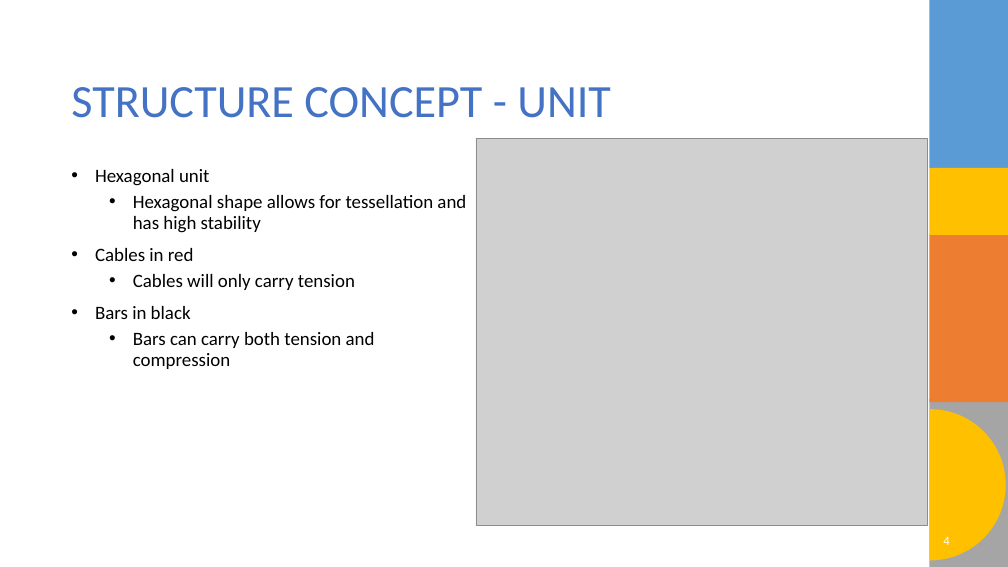
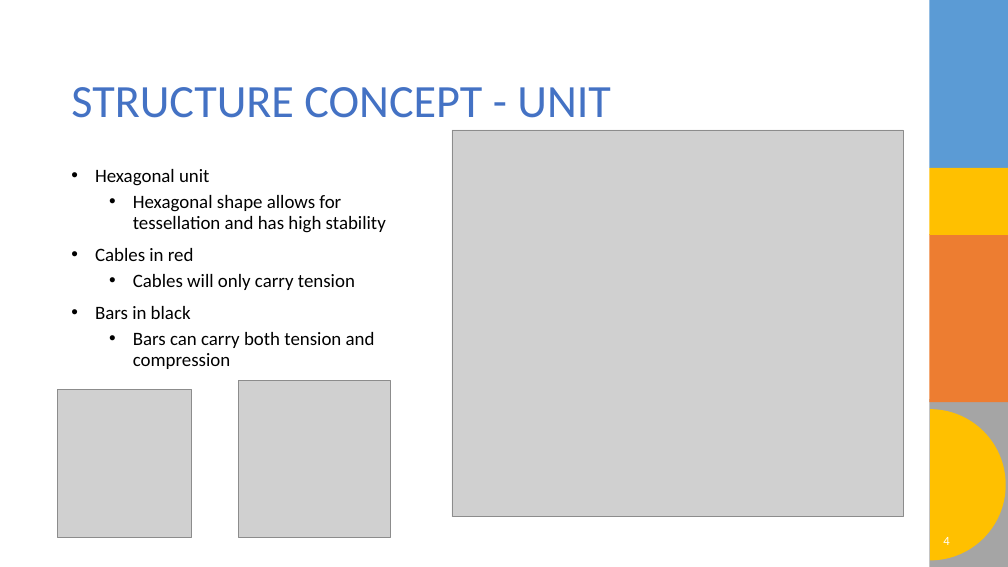
Before and after one commit to o-blip/school-2025-fall, a slide deck: slide 4 of Optimal_Controls/Project/Project Slides.pptx. Drawn at 1008x567 pixels with LibreOffice and Linux fonts; fonts in the diff are those of the drawing; grey boxes stand for pictures; background and template pictures are left out. Boxes give left, top, right and bottom in pixels: in the first picture for what was removed or moved away, otherwise in the second. Text is boxed around its words. In the diff, an @@ line names an element or a change of style, - is before the commit and + after.

```diff
--- a/Optimal_Controls/Project/Project Slides.pptx
+++ b/Optimal_Controls/Project/Project Slides.pptx
@@ picture: place and size @@
-picture at [476, 138, 928, 526]
+picture at [452, 130, 904, 517]
@@ text "Hexagonal unit" rewrapped from [95, 169, 466, 369] to [95, 169, 386, 369] @@
@@ picture added at [57, 389, 191, 538] @@
@@ picture added at [239, 380, 391, 538] @@
```
Also in this commit, not shown: 7 other slides changed, 2 slides added, 1 slide removed, 5 other files.
